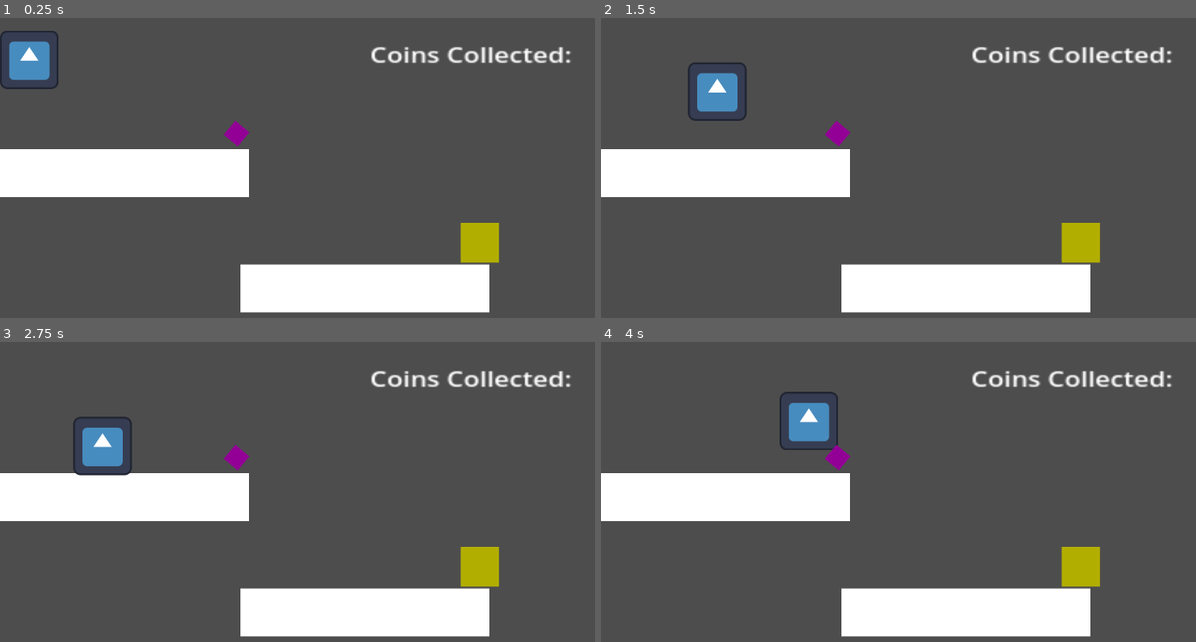
Above: before the commit, frames 1-4 (two rows, left to right).
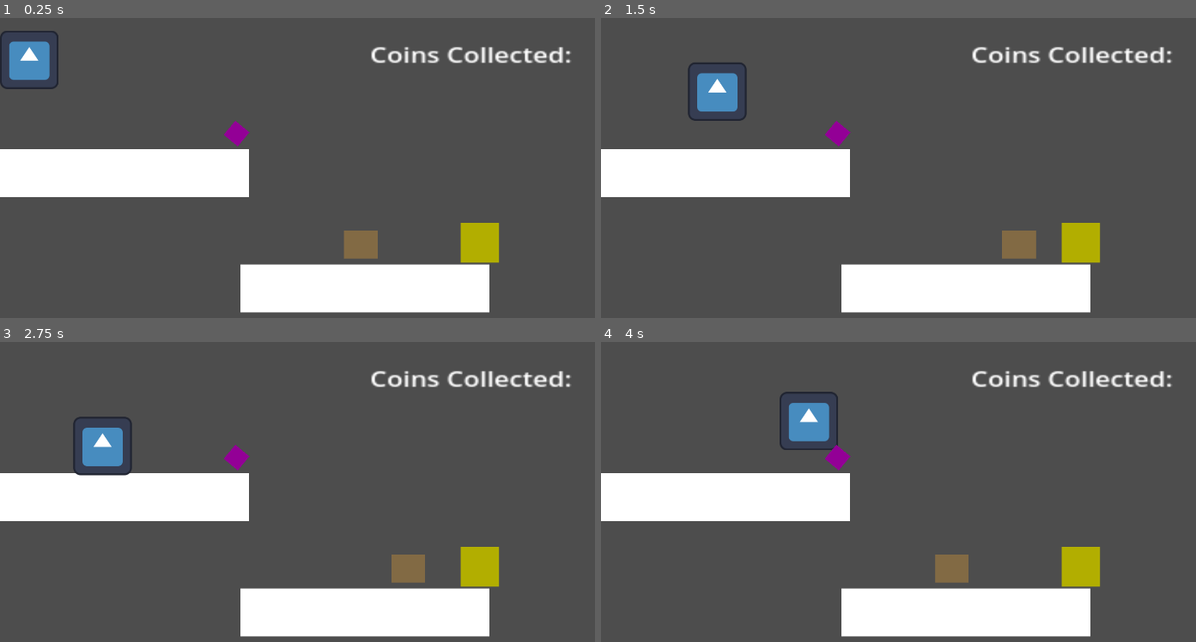
Above: after the commit, the same moments.

Repository: AndrewLILP/Year9Godot-2dPlatformer
Game: Godot game, scene res://level_1.tscn
Two runs of this game, one before a commit and one after it. Both use one fixed random seed, a clock stepped at 60 frames per second and the inputs below. The project has no main scene, so this scene is started directly. The engine's default icon, where the game draws it, is replaced by a stand-in: a white triangle on a blue panel in a dark square.
Inputs:
- Up to frame 1 (0.25 s): no input
- Up to frame 2 (1.5 s): tap Enter (ui_accept) at 0.5, 0.77 s; hold Right (ui_right) from 0.53 s (still down)
- Up to frame 3 (2.75 s): tap Enter (ui_accept) at 1.52 s; release Right (ui_right) at 2.03 s; hold Left (ui_left) from 2.03 s (still down)
- Up to frame 4 (4 s): release Left (ui_left) at 2.78 s; hold Right (ui_right) from 2.78 s (still down); tap Enter (ui_accept) at 3.02, 3.77 s

The runs differ from the first frame. In frame 1, 0.5% of the frame differs, in the area x 57-64%, y 70-81%; in frame 2, 0.5%, in the area x 67-74%, y 70-81%; in frame 3, 0.5%; in frame 4, 0.5%.

Commit message:
add Lesson 2: enemy with reload level - https://www.youtube.com/watch?v=f5XGMqIwPxg

Diff:
--- /dev/null
+++ b/enemy.gd
@@ -0,0 +1,69 @@
+# enemy.gd
+
+extends CharacterBody2D
+
+# === MOVEMENT CONSTANTS ===
+# How fast the enemy moves (pixels per second)
+const SPEED = 100.0
+
+# === MOVEMENT VARIABLES ===
+# Current direction: 1 = moving right, -1 = moving left
+var direction = 1
+
+# Timer to track when to turn around
+var move_timer = 0.0
+
+# How long to move in each direction (in seconds)
+const MOVE_TIME = 2.0
+
+# === INITIALIZATION ===
+# Called once when enemy is created
+func _ready():
+	print("=== ENEMY SPAWNED ===")
+
+	# Connect HitBox signal if it exists
+	if has_node("HitBox"):
+		print("✓ HitBox found and connected!")
+		# Connect the signal to detect player collision
+		$HitBox.body_entered.connect(_on_hit_box_body_entered)
+	else:
+		print("✗ ERROR: HitBox not found!")
+
+# === MAIN PHYSICS FUNCTION ===
+# Called every frame (delta = time since last frame)
+func _physics_process(delta):
+	# --- APPLY GRAVITY ---
+	# Make enemy fall if not on ground
+	if not is_on_floor():
+		velocity += get_gravity() * delta
+
+	# --- MOVE IN CURRENT DIRECTION ---
+	# Multiply direction (1 or -1) by SPEED to get velocity
+	velocity.x = direction * SPEED
+
+	# --- COUNT UP THE TIMER ---
+	# Add elapsed time to the timer
+	move_timer += delta
+
+	# --- CHECK IF TIME TO TURN AROUND ---
+	if move_timer >= MOVE_TIME:
+		# Time's up! Reverse direction
+		direction *= -1  # Flip: 1 becomes -1, -1 becomes 1
+		move_timer = 0.0  # Reset timer back to zero
+		print("Enemy turned! Now moving: ", "RIGHT" if direction == 1 else "LEFT")
+
+	# --- EXECUTE THE MOVEMENT ---
+	# Actually move the enemy based on velocity
+	move_and_slide()
+
+# === PLAYER COLLISION ===
+# Called when something enters the HitBox
+func _on_hit_box_body_entered(body):
+	print("Something hit the enemy: ", body.name)
+
+	# Check if "Player" is anywhere in the body's name
+	# This works for: Player, Player2, PlayerL2, etc.
+	if "Player" in body.name:
+		print("💀 Player hit enemy! Restarting level...")
+		# Use call_deferred to safely reload after physics finishes
+		get_tree().call_deferred("reload_current_scene")
--- /dev/null
+++ b/enemy.tscn
@@ -0,0 +1,36 @@
+[gd_scene load_steps=4 format=3 uid="uid://cdvumpmkcd5gk"]
+
+[ext_resource type="Script" uid="uid://bdi0ev7r6omt" path="res://enemy.gd" id="1_7k104"]
+
+[sub_resource type="RectangleShape2D" id="RectangleShape2D_7xaro"]
+size = Vector2(85, 90)
+
+[sub_resource type="RectangleShape2D" id="RectangleShape2D_7k104"]
+size = Vector2(76, 92)
+
+[node name="Enemy" type="CharacterBody2D"]
+collision_layer = 2
+collision_mask = 9
+script = ExtResource("1_7k104")
+
+[node name="CollisionShape2D" type="CollisionShape2D" parent="."]
+position = Vector2(32.5, 13)
+scale = Vector2(1, 0.8717949)
+shape = SubResource("RectangleShape2D_7xaro")
+
+[node name="ColorRect" type="ColorRect" parent="CollisionShape2D"]
+offset_left = -38.5
+offset_top = -41.0
+offset_right = 1.5
+offset_bottom = -1.0
+scale = Vector2(1.8399999, 1.76)
+color = Color(0.509432, 0.41491625, 0.2670991, 1)
+
+[node name="HitBox" type="Area2D" parent="."]
+position = Vector2(-19, -8)
+scale = Vector2(2.04, 1)
+collision_layer = 2
+
+[node name="CollisionShape2D" type="CollisionShape2D" parent="HitBox"]
+position = Vector2(28, 13)
+shape = SubResource("RectangleShape2D_7k104")
--- a/level_1.tscn
+++ b/level_1.tscn
@@ -1,10 +1,11 @@
-[gd_scene load_steps=8 format=3 uid="uid://w1fbkqmuwt5i"]
+[gd_scene load_steps=9 format=3 uid="uid://w1fbkqmuwt5i"]
 
 [ext_resource type="PackedScene" uid="uid://d3h7ycsgals16" path="res://platform.tscn" id="1_3hls8"]
 [ext_resource type="Script" uid="uid://l0ut0uqxh331" path="res://level_1.gd" id="1_ihfcg"]
 [ext_resource type="Texture2D" uid="uid://derfi5t0gsj44" path="res://icon.svg" id="2_hbghi"]
 [ext_resource type="Script" uid="uid://dl3kfni5o6f2c" path="res://player.gd" id="2_hn12h"]
 [ext_resource type="PackedScene" uid="uid://cxjxi4340jgef" path="res://coin.tscn" id="5_rka8t"]
+[ext_resource type="PackedScene" uid="uid://cdvumpmkcd5gk" path="res://enemy.tscn" id="6_5hph3"]
 
 [sub_resource type="RectangleShape2D" id="RectangleShape2D_hn12h"]
 size = Vector2(124, 119)
@@ -17,11 +18,16 @@
 
 [node name="Platform" parent="." instance=ExtResource("1_3hls8")]
 position = Vector2(11, 298)
+collision_layer = 8
+collision_mask = 0
 
 [node name="Platform2" parent="." instance=ExtResource("1_3hls8")]
 position = Vector2(536, 551)
+collision_layer = 8
+collision_mask = 0
 
 [node name="Player" type="CharacterBody2D" parent="."]
+collision_mask = 10
 script = ExtResource("2_hn12h")
 
 [node name="CollisionShape2D" type="CollisionShape2D" parent="Player"]
@@ -57,3 +63,6 @@
 offset_bottom = 70.0
 scale = Vector2(3.5999985, 2.8400002)
 text = "Coins Collected: "
+
+[node name="Enemy" parent="." instance=ExtResource("6_5hph3")]
+position = Vector2(732, 464)
Not shown, added: enemy.gd.uid
